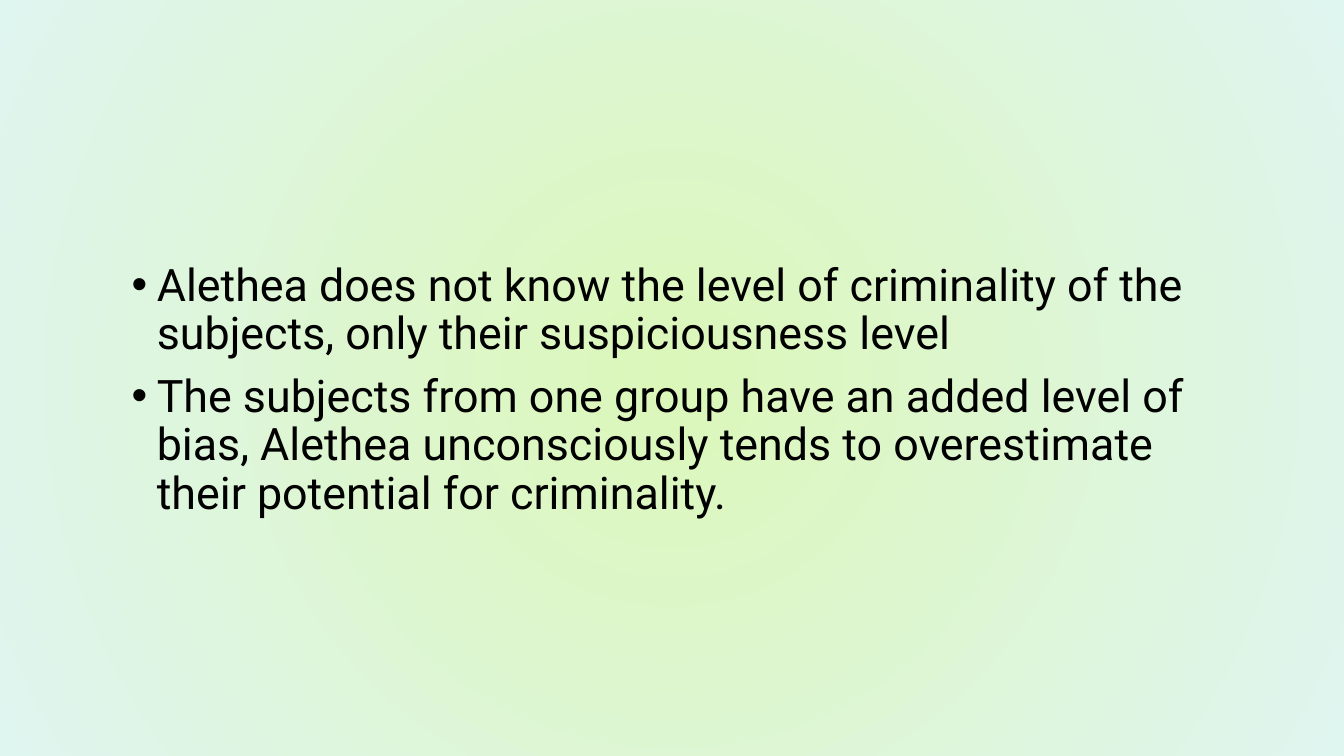
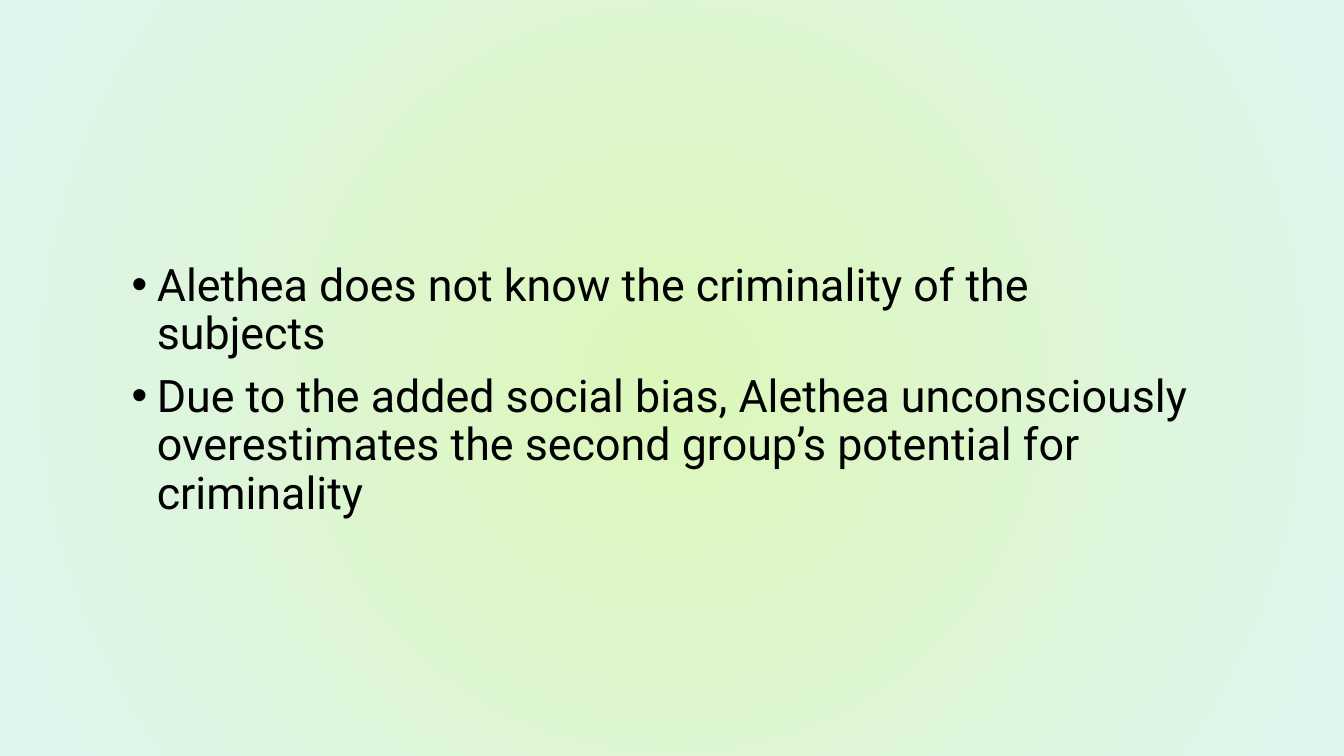
Before and after one commit to Kgatliffe/Alethea, a slide deck: slide 7 of Alethea11June2019.pptx (slide 4 before the commit). Drawn at 1344x756 pixels with LibreOffice and Linux fonts; fonts in the diff are those of the drawing; background and template pictures are left out. Boxes give left, top, right and bottom in pixels: in the first picture for what was removed or moved away, otherwise in the second. Text is boxed around its words. In the diff, an @@ line names an element or a change of style, - is before the commit and + after.

```diff
--- a/Alethea11June2019.pptx
+++ b/Alethea11June2019.pptx
@@ text at (157, 267, 1187, 519): text changed @@
-• Alethea does not know the level of criminality of the subjects, only their suspiciousness level
-• The subjects from one group have an added level of bias, Alethea unconsciously tends to overestimate their potential for criminality.
+• Alethea does not know the criminality of the subjects
+• Due to the added social bias, Alethea unconsciously overestimates the second group’s potential for criminality
```
Also in this commit, not shown: 5 other slides changed, 2 slides added, 35 other files.
